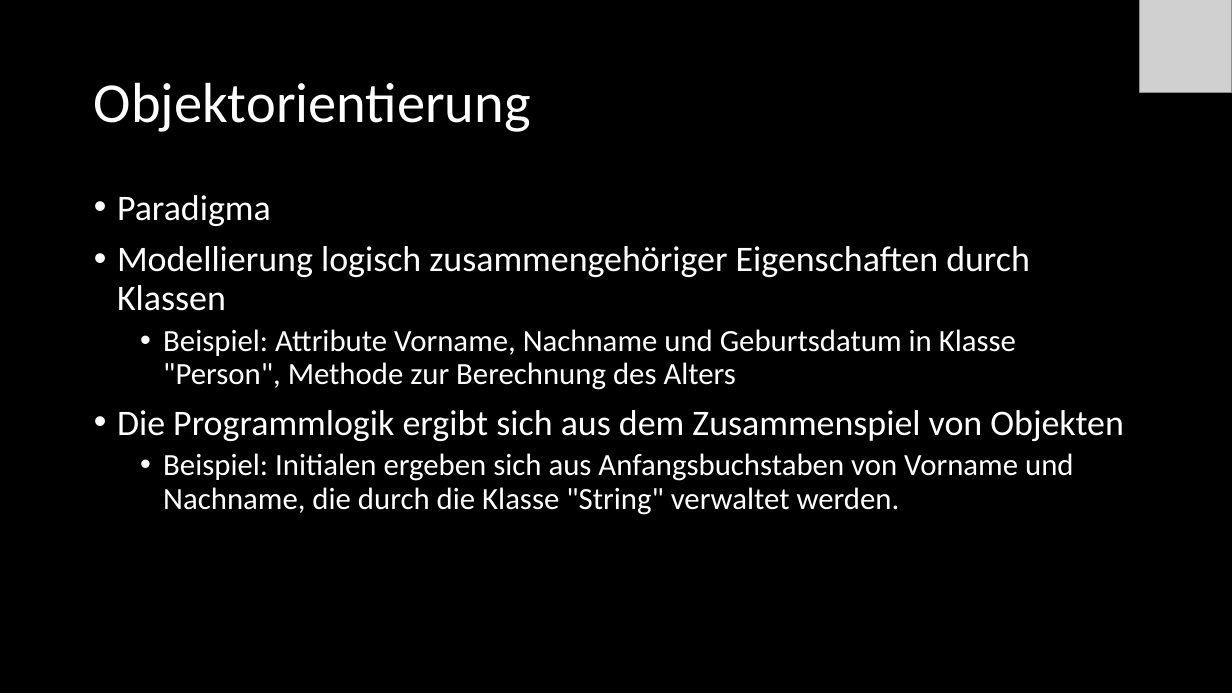
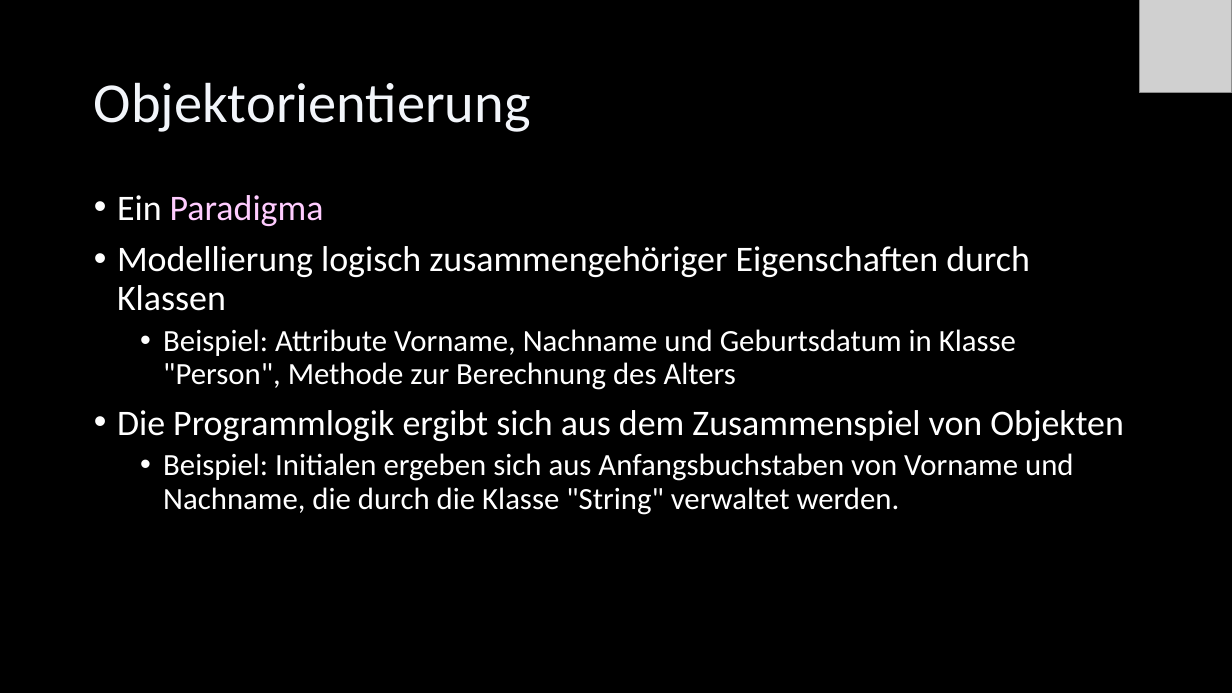
Before and after one commit to Cactusroot/Java, a slide deck: slide 27 of src/Java.pptx. Drawn at 1232x693 pixels with LibreOffice and Linux fonts; fonts in the diff are those of the drawing; grey boxes stand for pictures. Boxes give left, top, right and bottom in pixels: in the first picture for what was removed or moved away, otherwise in the second. Text is boxed around its words. In the diff, an @@ line names an element or a change of style, - is before the commit and + after.

```diff
--- a/src/Java.pptx
+++ b/src/Java.pptx
@@ text at [117,195,324,226]: text changed; text colour #FFFFFF to #FFCCFF @@
-• Paradigma
+• Ein Paradigma
```
Also in this commit, not shown: 75 other slides changed, 3 slides added, 1 slide removed.
